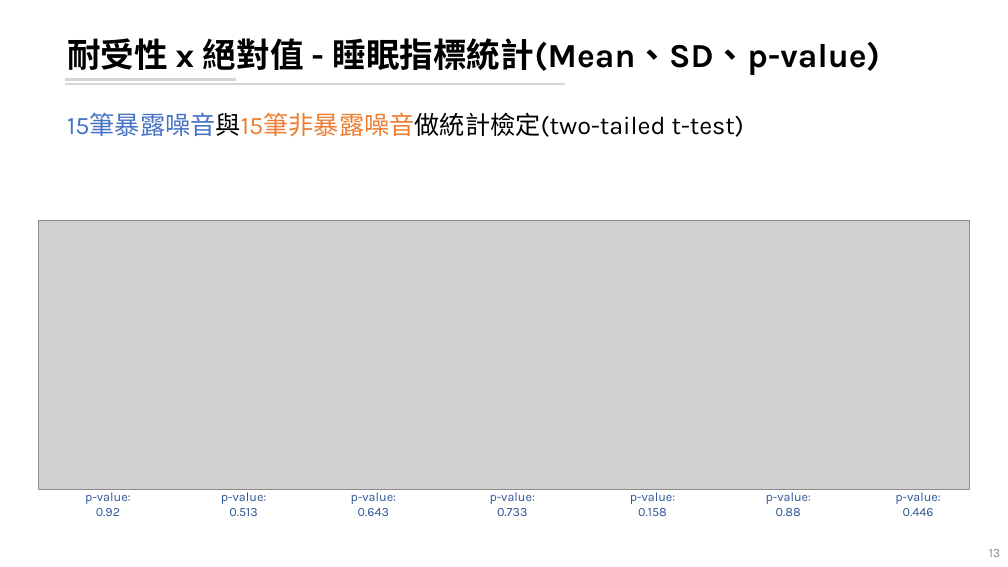
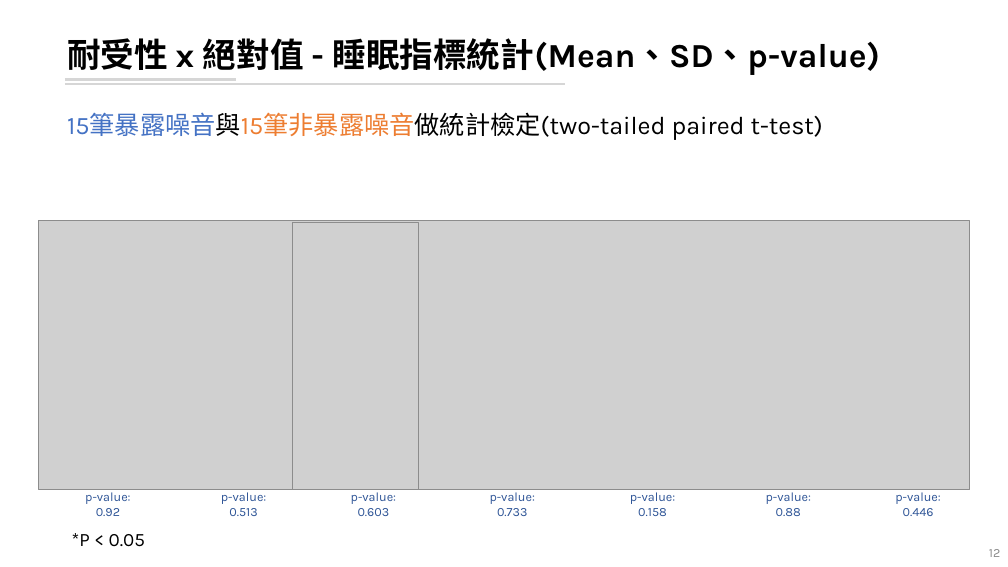
Before and after one commit to leooel97895750/REM_DataMining, a slide deck: slide 12 of 20210807_REM分析.pptx (slide 13 before the commit). Drawn at 1008x567 pixels with LibreOffice and Linux fonts; fonts in the diff are those of the drawing; grey boxes stand for pictures. Boxes give left, top, right and bottom in pixels: in the first picture for what was removed or moved away, otherwise in the second. Text is boxed around its words. In the diff, an @@ line names an element or a change of style, - is before the commit and + after.

```diff
--- a/20210807_REM分析.pptx
+++ b/20210807_REM分析.pptx
@@ text at (67, 112, 823, 140): text changed @@
-15筆暴露噪音與15筆非暴露噪音做統計檢定(two-tailed t-test)
+15筆暴露噪音與15筆非暴露噪音做統計檢定(two-tailed paired t-test)
@@ picture added at (293, 222, 418, 489) @@
@@ text at (358, 508, 390, 516): text changed @@
-0.643
+0.603
@@ text added at (72, 533, 145, 547), 18 pt, text #000000 @@
+*P < 0.05
```
Also in this commit, not shown: 14 other slides changed, 12 slides added, 1 slide removed, 12 other files.
